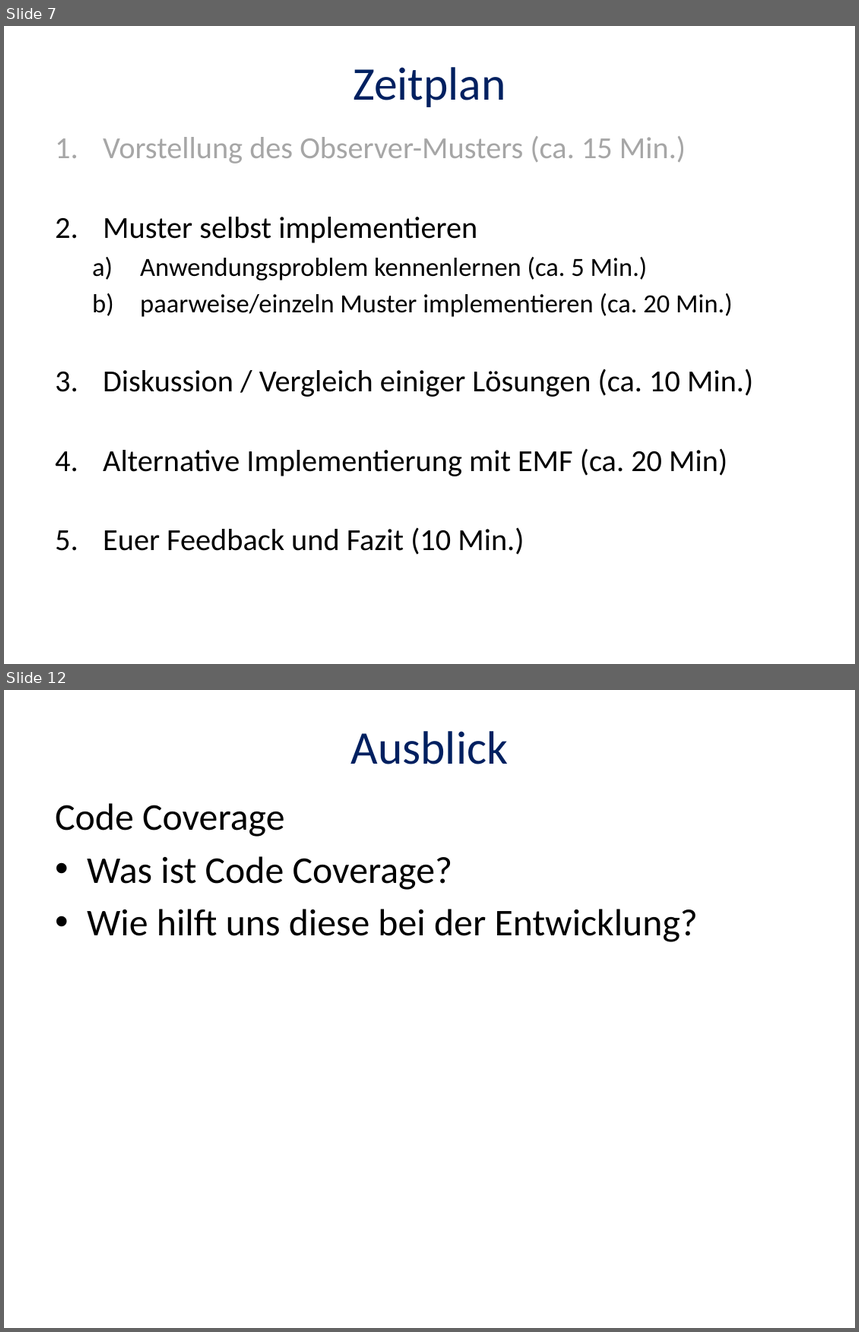
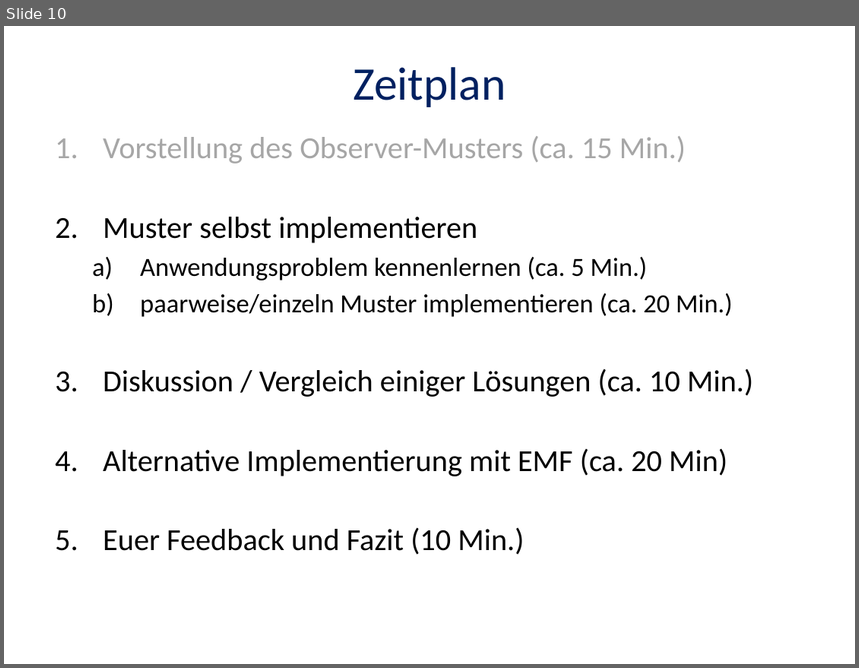
Before and after one commit to itbastian/CodingDojoDPA, a slide deck: Observer/Coding-Dojo-2015-05-06.pptx. Shown one above the other, each under a label of ours: slides 7 and 12 before the commit, slide 10 after it; the slides between them are not shown. The pictures are 859x1332 and 859x668 pixels, drawn with LibreOffice and Linux fonts; fonts in the diff are those of the drawing. Boxes give left, top, right and bottom in pixels: in the first picture for what was removed or moved away, otherwise in the second. Text is boxed around its words. In the diff, an @@ line names an element or a change of style, - is before the commit and + after.

```diff
--- a/Observer/Coding-Dojo-2015-05-06.pptx
+++ b/Observer/Coding-Dojo-2015-05-06.pptx
@@ slide 12 removed at <box>4,690,855,1328</box>, background #FFFFFF @@
@@ title removed at <box>351,731,509,764</box> @@
-Ausblick
@@ text removed at <box>55,803,698,942</box> @@
-Code Coverage
-• Was ist Code Coverage?
-• Wie hilft uns diese bei der Entwicklung?
@@ what was slide 7 is now slide 10 @@
```
Also in this commit, not shown: 3 slides changed, 10 slides added, 4 other slides removed, 1 other file.
